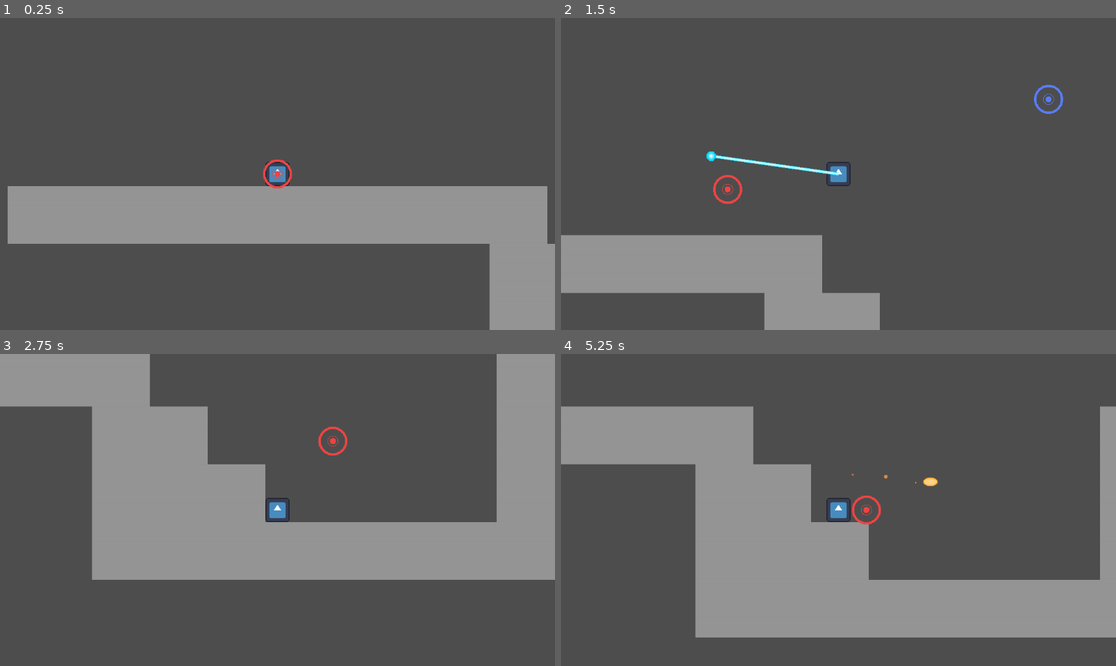
Above: before the commit, frames 1-4 (two rows, left to right).
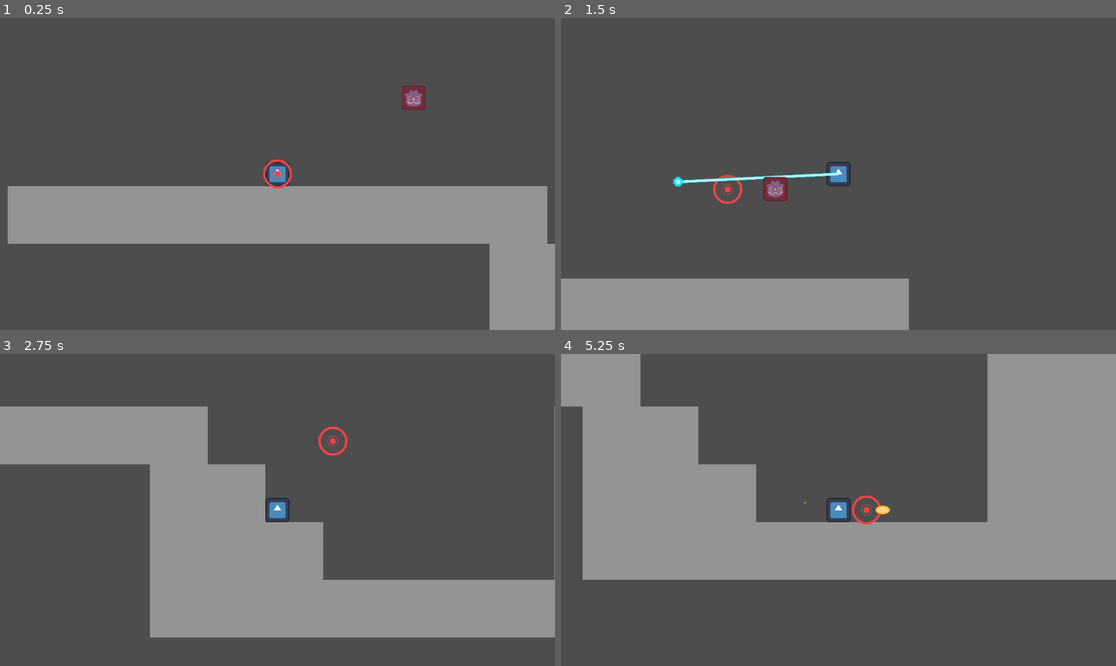
Above: after the commit, the same moments.

Repository: turtlestump/robot-game
Game: Godot game, scene res://Assets/Scenes/test.tscn
Two runs of this game, one before a commit and one after it. Both use one fixed random seed, a clock stepped at 60 frames per second and the inputs below. The engine's default icon, where the game draws it, is replaced by a stand-in: a white triangle on a blue panel in a dark square.
Inputs (mouse positions are in pixels of both pictures, inside the frame that each line leads up to):
- Up to frame 1 (0.25 s): no input
- Up to frame 2 (1.5 s): tap Enter at 0.5 s; move the mouse to (960, 158) at 0.52 s; hold D (move_right) from 0.53 s (still down); click (960, 158) at 0.6 s; tap Space (jump) at 0.77 s; move the mouse to (727, 189) at 1.27 s; right-click (727, 189) at 1.35 s
- Up to frame 3 (2.75 s): tap Space (jump) at 1.52 s; click (166, 525) at 1.55 s; move the mouse to (333, 441) at 2.02 s; release D (move_right) at 2.03 s; hold A (move_left) from 2.03 s (still down); click (333, 441) at 2.1 s
- Up to frame 4 (5.25 s): move the mouse to (810, 572) at 2.77 s; release A (move_left) at 2.78 s; hold D (move_right) 2.78-4.28 s; click (810, 572) at 2.85 s; tap Space (jump) at 3.02, 3.77, 4.52 s; move the mouse to (1005, 556) at 3.52 s; hold Right mouse button (grapple) 3.53-4.28 s; click (1005, 556) at 3.8 s; move the mouse to (672, 463) at 4.27 s; hold A (move_left) 4.28-5.03 s; click (672, 463) at 4.35 s; move the mouse to (866, 510) at 5.02 s; hold D (move_right) from 5.03 s (still down); click (866, 510) at 5.1 s

The runs differ from the first frame. In frame 1, 0.3% of the frame differs, in the area x 72-77%, y 21-30%; in frame 2, 13%; in frame 3, 38%; in frame 4, 48%, in the area x 0-100%, y 0-91%.

Commit message:
enemy prototype

Diff:
--- a/Assets/Scenes/player.tscn
+++ b/Assets/Scenes/player.tscn
@@ -63,7 +63,7 @@
 script = ExtResource("7_c3tg1")
 head = NodePath("Head")
 max_length = 200.0
-extend_speed = 800.0
+extend_speed = 1000.0
 
 [node name="Head" type="Node2D" parent="Grapple/Line2D"]
 
--- /dev/null
+++ b/Assets/Scenes/scavenger.gd
@@ -0,0 +1,41 @@
+extends CharacterBody2D
+
+@export var ProjectileScene: PackedScene
+@export var player: Node2D
+@export var hover_amplitude: float
+@export var hover_frequency: float
+@export var attack_interval: float
+
+# Beginning point for sine wave
+var rest_position: Vector2
+var hover_timer: float
+var attack_timer: float
+
+func _ready() -> void:
+	rest_position = global_position
+
+func _physics_process(delta: float) -> void:
+
+	# Increase timers
+	hover_timer += delta
+	attack_timer += delta
+
+	# Hover (sine wave)
+	var offset_y := hover_amplitude * sin(hover_frequency * hover_timer)
+	global_position.y = rest_position.y + offset_y
+
+	# Fire intermittently
+	if attack_timer >= attack_interval:
+		attack_timer = 0.0
+		shoot()
+
+func shoot() -> void:
+
+	# Create projectile
+	var instance: Area2D = ProjectileScene.instantiate()
+	get_parent().add_child(instance)
+
+	instance.global_position = global_position
+
+	# Aiming
+	instance.rotation = (player.global_position - instance.global_position).normalized().angle() - PI / 2
--- /dev/null
+++ b/Assets/Scenes/scavenger.tscn
@@ -0,0 +1,20 @@
+[gd_scene load_steps=5 format=3 uid="uid://bsm20tffgvai4"]
+
+[ext_resource type="Script" uid="uid://cx4dyc5pwlaov" path="res://Assets/Scenes/scavenger.gd" id="1_j78ib"]
+[ext_resource type="Texture2D" uid="uid://dlfuydn2yukk0" path="res://Assets/Sprites/evil-icon.png" id="2_47del"]
+[ext_resource type="PackedScene" uid="uid://d3xs26w4chhgh" path="res://Assets/Scenes/projectile.tscn" id="2_oa6k8"]
+
+[sub_resource type="RectangleShape2D" id="RectangleShape2D_oa6k8"]
+
+[node name="CharacterBody2D" type="CharacterBody2D"]
+script = ExtResource("1_j78ib")
+ProjectileScene = ExtResource("2_oa6k8")
+
+[node name="Animator" type="Node2D" parent="."]
+
+[node name="Sprite2D" type="Sprite2D" parent="Animator"]
+scale = Vector2(0.156, 0.156)
+texture = ExtResource("2_47del")
+
+[node name="CollisionShape2D" type="CollisionShape2D" parent="."]
+shape = SubResource("RectangleShape2D_oa6k8")
--- a/Assets/Scenes/test.tscn
+++ b/Assets/Scenes/test.tscn
@@ -1,8 +1,9 @@
-[gd_scene load_steps=6 format=4 uid="uid://mioyepjw3nwg"]
+[gd_scene load_steps=7 format=4 uid="uid://mioyepjw3nwg"]
 
 [ext_resource type="Texture2D" uid="uid://dhrcs6wc1vd24" path="res://Assets/Sprites/tiles-1.png" id="1_3fuio"]
 [ext_resource type="PackedScene" uid="uid://cksgwj4bysrxn" path="res://Assets/Scenes/grapple_point.tscn" id="1_u224g"]
 [ext_resource type="PackedScene" uid="uid://df0wv3w0n8tla" path="res://Assets/Scenes/player.tscn" id="2_3fuio"]
+[ext_resource type="PackedScene" uid="uid://bsm20tffgvai4" path="res://Assets/Scenes/scavenger.tscn" id="4_uohsq"]
 
 [sub_resource type="TileSetAtlasSource" id="TileSetAtlasSource_ensle"]
 texture = ExtResource("1_3fuio")
@@ -56,3 +57,10 @@
 
 [node name="Player" parent="." instance=ExtResource("2_3fuio")]
 position = Vector2(0, -10)
+
+[node name="Scavenger" parent="." node_paths=PackedStringArray("player") instance=ExtResource("4_uohsq")]
+position = Vector2(113, -75)
+player = NodePath("../Player")
+hover_amplitude = 4.0
+hover_frequency = 2.0
+attack_interval = 2.0
--- a/Assets/Scripts/player.gd
+++ b/Assets/Scripts/player.gd
@@ -8,9 +8,9 @@
 const GRAPPLE_BOOST = 200.0
 
 # Prepare aiming / shooting	elements
-@export	var	reticle: Node2D
 @onready var ProjectileScene: PackedScene =	preload("res://Assets/Scenes/projectile.tscn")
 @onready var grapple_line: Line2D =	$Grapple/Line2D
+@export	var	reticle: Node2D
 
 @export	var	movement_type := MovementType.WALK
 var	grapple_point: Vector2 = Vector2.ZERO
Not shown, added: Assets/Scenes/scavenger.gd.uid
Binary file added: Assets/Sprites/evil-icon.png
Not shown, added: Assets/Sprites/evil-icon.png.import
